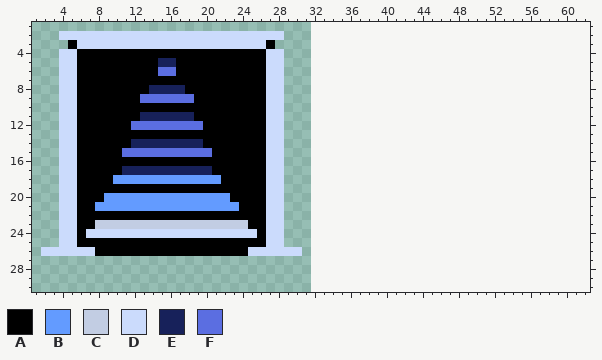
A pixel-art file gets an edit: art/tile map.aseprite. This is how it looked before the edit.
32x32 pixels, 1 frame. Shown: x 1..62, y 1..30. The old version is drawn lined up with the new one, on the new canvas.
Palette (. is transparent): A #000000  B #639bff  C #c2cde3  D #cbdbfc  E #17215a  F #5b6ee1
Pixels before, first column x 2:
 2 ..DDDDDDDDDDDDDDDDDDDDDDDDD..
 3 ...ADDDDDDDDDDDDDDDDDDDDDA...
 4 ..DDAAAAAAAAAAAAAAAAAAAAADD..
 5 ..DDAAAAAAAAAEEAAAAAAAAAADD..
 6 ..DDAAAAAAAAAFFAAAAAAAAAADD..
 7 ..DDAAAAAAAAAAAAAAAAAAAAADD..
 8 ..DDAAAAAAAAEEEEAAAAAAAAADD..
 9 ..DDAAAAAAAFFFFFFAAAAAAAADD..
10 ..DDAAAAAAAAAAAAAAAAAAAAADD..
11 ..DDAAAAAAAEEEEEEAAAAAAAADD..
12 ..DDAAAAAAFFFFFFFFAAAAAAADD..
13 ..DDAAAAAAAAAAAAAAAAAAAAADD..
14 ..DDAAAAAAEEEEEEEEAAAAAAADD..
15 ..DDAAAAAFFFFFFFFFFAAAAAADD..
16 ..DDAAAAAAAAAAAAAAAAAAAAADD..
17 ..DDAAAAAEEEEEEEEEEAAAAAADD..
18 ..DDAAAABBBBBBBBBBBBAAAAADD..
19 ..DDAAAAAAAAAAAAAAAAAAAAADD..
20 ..DDAAABBBBBBBBBBBBBBAAAADD..
21 ..DDAABBBBBBBBBBBBBBBBAAADD..
22 ..DDAAAAAAAAAAAAAAAAAAAAADD..
23 ..DDAACCCCCCCCCCCCCCCCCAADD..
24 ..DDADDDDDDDDDDDDDDDDDDDADD..
25 ..DDAAAAAAAAAAAAAAAAAAAAADD..
26 DDDDDDAAAAAAAAAAAAAAAAADDDDDD
New version:
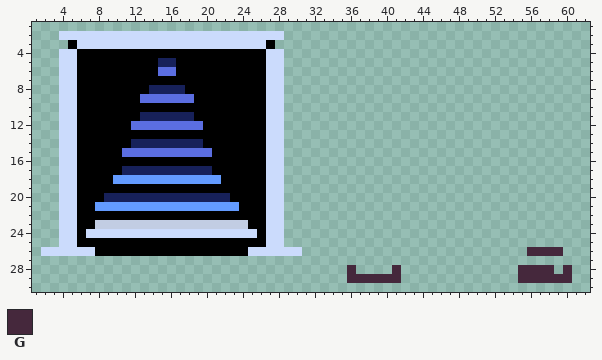
Colours new in this view: G #45283c
Difference:
canvas 32x32 -> 64x64
The edit turns colour B into colour E in row 20 at x 9 to 22.
There is now colour G in row 26 at x 56 to 59; in row 28 at x 36, 41, 55 to 58 and 60; in row 29 at x 36 to 41 and 55 to 60.
Where, in picture pixels (left, top, right, bottom), the same in both pictures:
changed: (104, 193, 230, 202)
added: (518, 247, 572, 283)
added: (347, 265, 401, 283)
